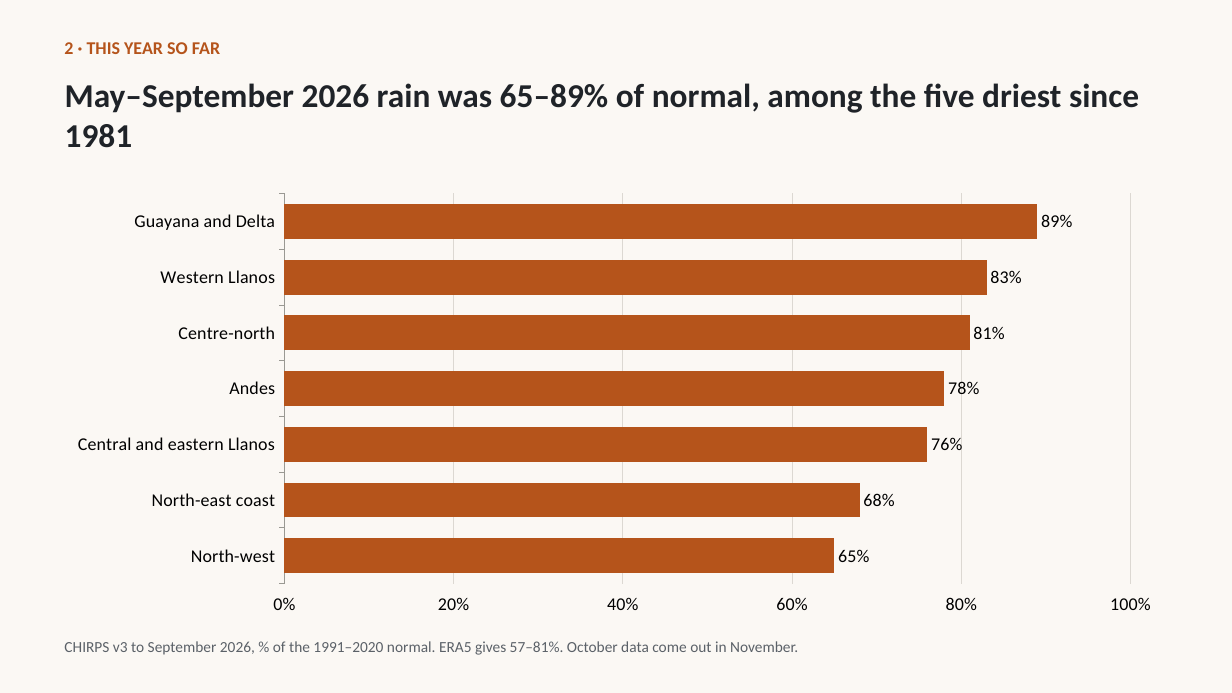
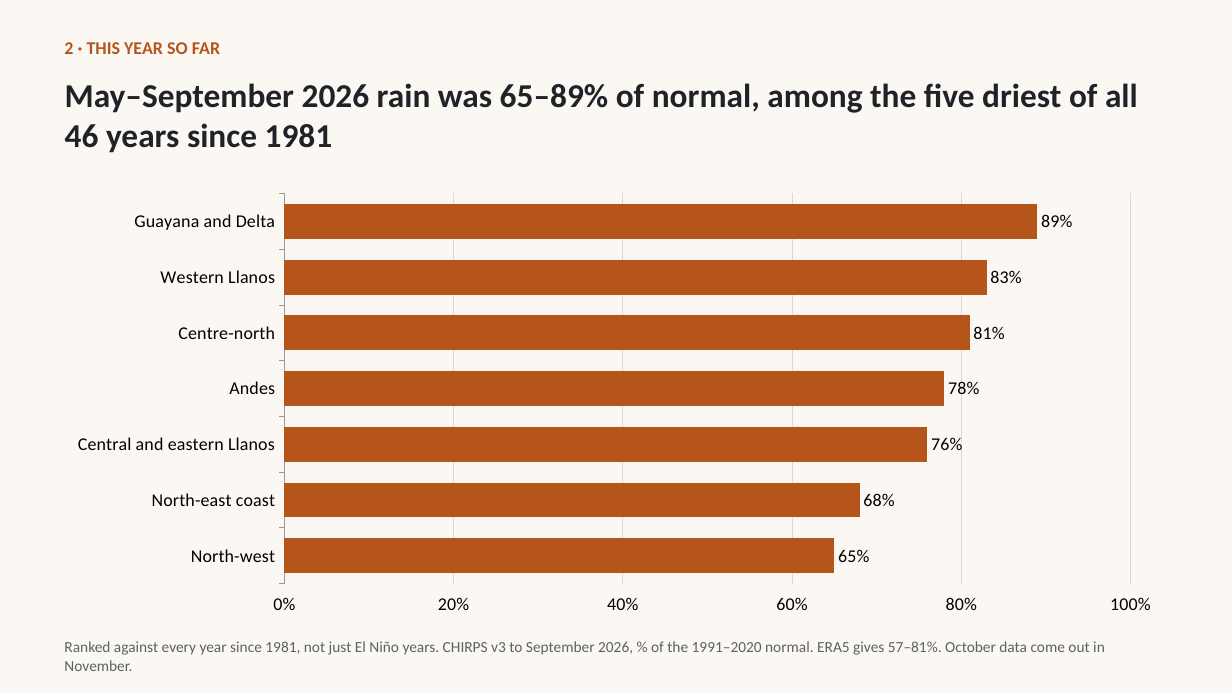
Before and after one commit to OCHA-DAP/ds-teleconnections, a slide deck: slide 5 of docs/enso/ven/slides/venezuela-el-nino-2026-27.pptx. Drawn at 1232x693 pixels with LibreOffice and Linux fonts; fonts in the diff are those of the drawing. Boxes give left, top, right and bottom in pixels: in the first picture for what was removed or moved away, otherwise in the second. Text is boxed around its words. In the diff, an @@ line names an element or a change of style, - is before the commit and + after.

```diff
--- a/docs/enso/ven/slides/venezuela-el-nino-2026-27.pptx
+++ b/docs/enso/ven/slides/venezuela-el-nino-2026-27.pptx
@@ title at box(65, 83, 1138, 153): text changed @@
-May–September 2026 rain was 65–89% of normal, among the five driest since 1981
+May–September 2026 rain was 65–89% of normal, among the five driest of all 46 years since 1981
@@ text at box(64, 641, 1105, 671): text changed @@
-CHIRPS v3 to September 2026, % of the 1991–2020 normal. ERA5 gives 57–81%. October data come out in November.
+Ranked against every year since 1981, not just El Niño years. CHIRPS v3 to September 2026, % of the 1991–2020 normal. ERA5 gives 57–81%. October data come out in November.
```
Also in this commit, not shown: 1 other slide changed, 9 other files.
